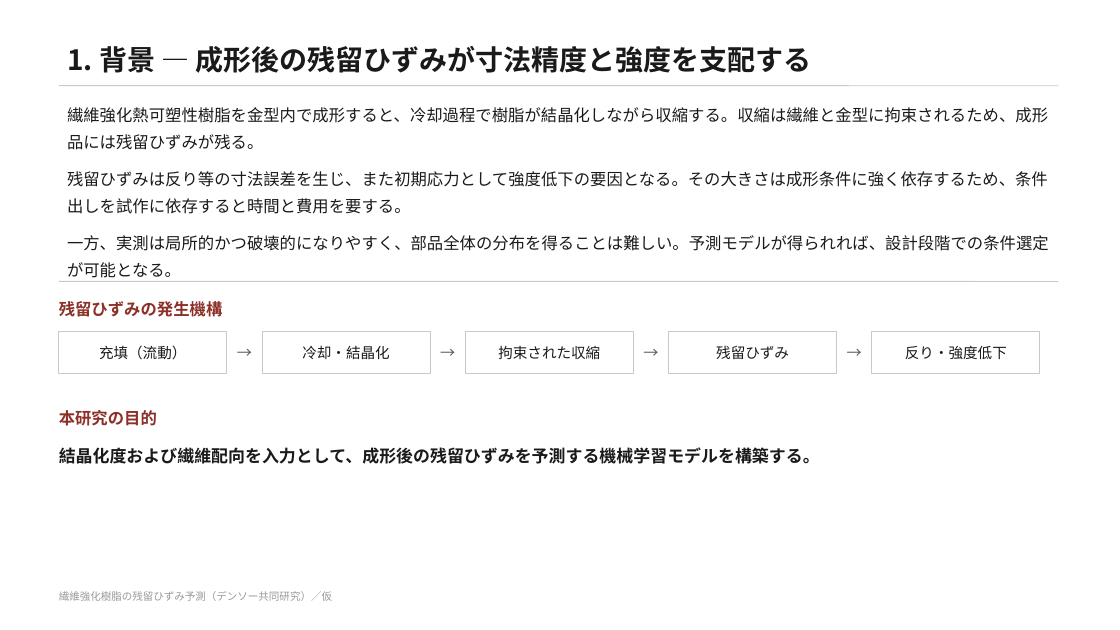
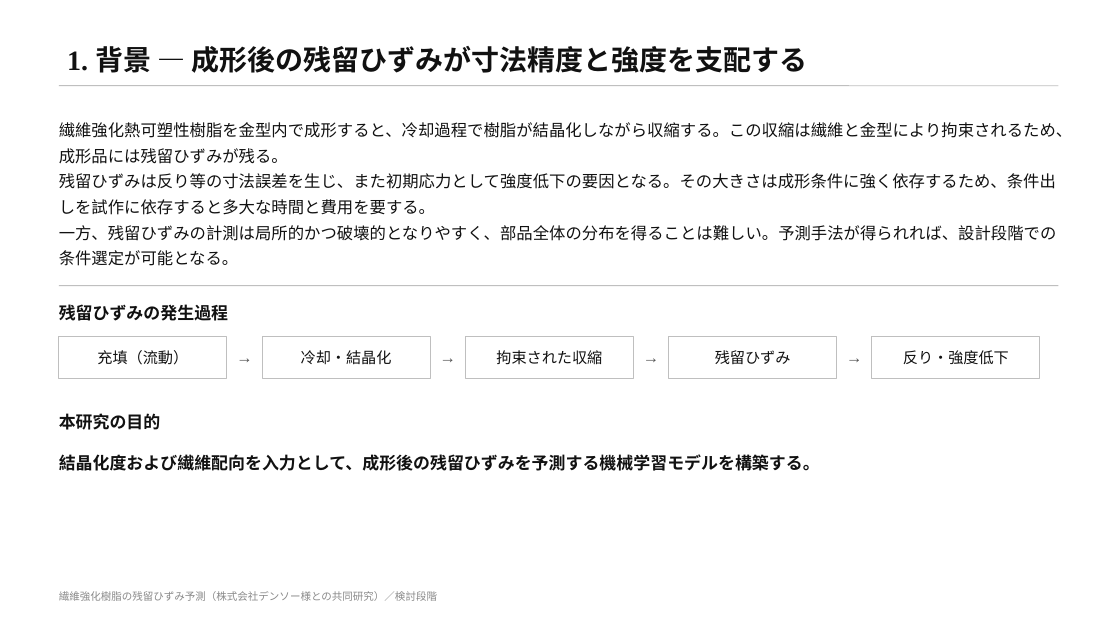
Before and after one commit to keisuke58/wccm2026-cfrp-gnn, a slide deck: slide 2 of slides/denso_residual_strain_draft.pptx. Drawn at 1120x630 pixels with LibreOffice and Linux fonts; fonts in the diff are those of the drawing. Boxes give left, top, right and bottom in pixels: in the first picture for what was removed or moved away, otherwise in the second. Text is boxed around its words. In the diff, an @@ line names an element or a change of style, - is before the commit and + after.

```diff
--- a/slides/denso_residual_strain_draft.pptx
+++ b/slides/denso_residual_strain_draft.pptx
@@ title "1. 背景 — 成形後の残留ひずみが寸法精度と強度を支配する" at (x1=67, y1=46, x2=808, y2=73): font Noto Sans CJK JP to Times New Roman, text colour #1A1A1A to #111111 @@
@@ text at (x1=59, y1=122, x2=1073, y2=266): text changed; font Noto Sans CJK JP to Times New Roman; text colour #1A1A1A to #111111 @@
-繊維強化熱可塑性樹脂を金型内で成形すると、冷却過程で樹脂が結晶化しながら収縮する。収縮は繊維と金型に拘束されるため、成形品には残留ひずみが残る。
-残留ひずみは反り等の寸法誤差を生じ、また初期応力として強度低下の要因となる。その大きさは成形条件に強く依存するため、条件出しを試作に依存すると時間と費用を要する。
-一方、実測は局所的かつ破壊的になりやすく、部品全体の分布を得ることは難しい。予測モデルが得られれば、設計段階での条件選定が可能となる。
+繊維強化熱可塑性樹脂を金型内で成形すると、冷却過程で樹脂が結晶化しながら収縮する。この収縮は繊維と金型により拘束されるため、成形品には残留ひずみが残る。
+残留ひずみは反り等の寸法誤差を生じ、また初期応力として強度低下の要因となる。その大きさは成形条件に強く依存するため、条件出しを試作に依存すると多大な時間と費用を要する。
+一方、残留ひずみの計測は局所的かつ破壊的となりやすく、部品全体の分布を得ることは難しい。予測手法が得られれば、設計段階での条件選定が可能となる。
@@ 5 rectangles, 1 line moved together from (x1=59, y1=281, x2=1059, y2=374) to (x1=59, y1=286, x2=1059, y2=378) @@
@@ line (59, 286) - (1059, 286): stroke #C9C9C9 0.75 pt to #BFBFBF 0.75 pt @@
@@ text at (x1=59, y1=304, x2=228, y2=321): text changed; size 14 to 14.5 pt; font Noto Sans CJK JP to Times New Roman; text colour #8C2F28 to #111111 @@
-残留ひずみの発生機構
+残留ひずみの発生過程
@@ size 13 to 14 pt, font Noto Sans CJK JP to Times New Roman, text colour #5A5A5A to #555555 in 4 elements at (x1=227, y1=336, x2=262, y2=378), (x1=430, y1=336, x2=465, y2=378), (x1=634, y1=336, x2=669, y2=378), (x1=837, y1=336, x2=872, y2=378) @@
@@ size 12.5 to 13 pt, font Noto Sans CJK JP to Times New Roman, text colour #1A1A1A to #111111; outline #C9C9C9 0.75 pt to #BFBFBF 0.75 pt in 5 elements at (x1=59, y1=336, x2=227, y2=378), (x1=262, y1=336, x2=430, y2=378), (x1=465, y1=336, x2=634, y2=378), (x1=669, y1=336, x2=837, y2=378), (x1=872, y1=336, x2=1040, y2=378) @@
@@ text "本研究の目的" at (x1=59, y1=413, x2=161, y2=430): size 14 to 14.5 pt, font Noto Sans CJK JP to Times New Roman, text colour #8C2F28 to #111111 @@
@@ text "結晶化度および繊維配向を入力として、成形後の残留ひずみを予測する機械学習モデルを構築する。" at (x1=59, y1=454, x2=820, y2=471): font Noto Sans CJK JP to Times New Roman, text colour #1A1A1A to #111111; line spacing 1 to 22pt @@
@@ text at (x1=59, y1=591, x2=437, y2=601): text changed; font Noto Sans CJK JP to Times New Roman; text colour #9A9A9A to #8A8A8A @@
-繊維強化樹脂の残留ひずみ予測（デンソー共同研究）／仮
+繊維強化樹脂の残留ひずみ予測（株式会社デンソー様との共同研究）／検討段階
```
Also in this commit, not shown: 7 other slides changed, 6 other files.
